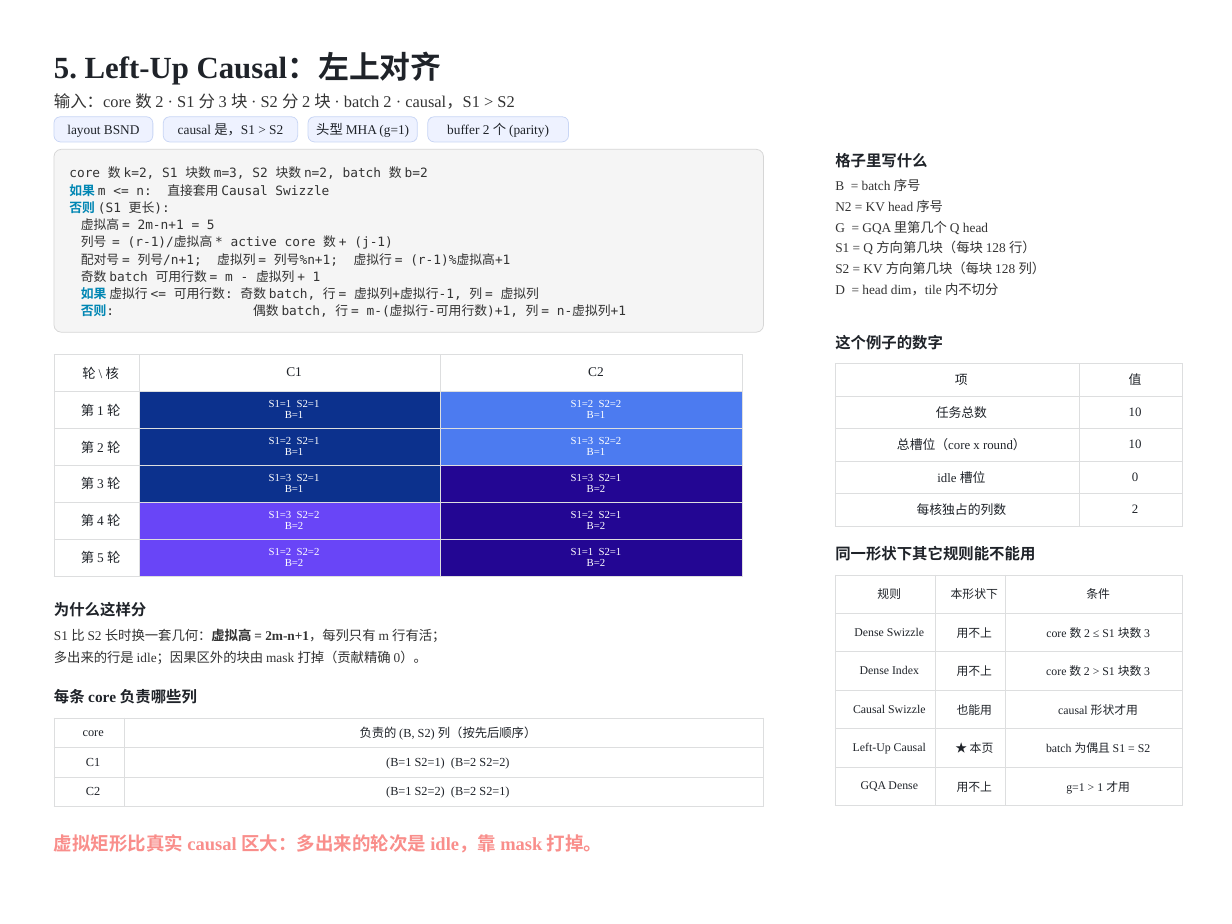
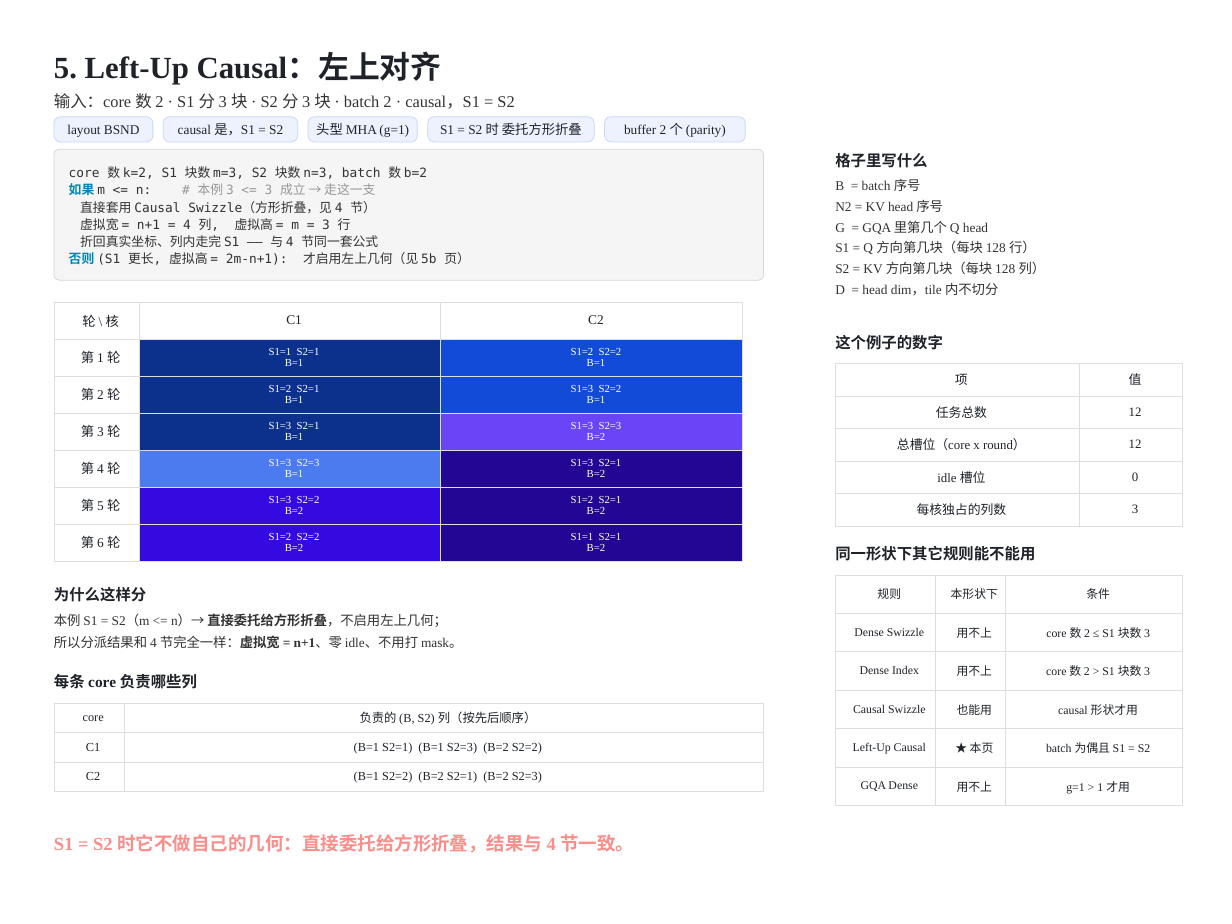
Before and after one commit to guomc9/SeeTen, a slide deck: slide 10 of cases/flash-attention-det-accum/out/v4-index-schedules.pptx. Drawn at 1232x924 pixels with LibreOffice and Linux fonts; fonts in the diff are those of the drawing. Boxes give left, top, right and bottom in pixels: in the first picture for what was removed or moved away, otherwise in the second. Text is boxed around its words. In the diff, an @@ line names an element or a change of style, - is before the commit and + after.

```diff
--- a/cases/flash-attention-det-accum/out/v4-index-schedules.pptx
+++ b/cases/flash-attention-det-accum/out/v4-index-schedules.pptx
@@ text at (x1=54, y1=93, x2=514, y2=109): text changed @@
-输入：core 数 2 · S1 分 3 块 · S2 分 2 块 · batch 2 · causal，S1 > S2
+输入：core 数 2 · S1 分 3 块 · S2 分 3 块 · batch 2 · causal，S1 = S2
@@ rounded rectangle added at (x1=428, y1=117, x2=594, y2=142), fill #EEF2FF, outline #C9D6F5 0.75 pt, 13 pt, text #1F2329 @@
+S1 = S2 时 委托方形折叠
@@ rounded rectangle "buffer 2 个 (parity)" moved from (x1=428, y1=117, x2=569, y2=142) to (x1=605, y1=117, x2=746, y2=142) @@
@@ rounded rectangle "core 数 k=2, S1 块数 ..." resized from (x1=54, y1=149, x2=763, y2=332) to (x1=54, y1=149, x2=763, y2=280) @@
@@ text in rounded rectangle at (x1=178, y1=123, x2=283, y2=135): text changed @@
-causal 是，S1 > S2
+causal 是，S1 = S2
@@ text in rounded rectangle at (x1=69, y1=166, x2=470, y2=265): text changed @@
-core 数 k=2, S1 块数 m=3, S2 块数 n=2, batch 数 b=2
-如果 m <= n: 直接套用 Causal Swizzle
-否则 (S1 更长):
-虚拟高 = 2m-n+1 = 5
-列号 = (r-1)/虚拟高 * active core 数 + (j-1)
-配对号 = 列号/n+1; 虚拟列 = 列号%n+1; 虚拟行 = (r-1)%虚拟高+1
-奇数 batch 可用行数 = m - 虚拟列 + 1
-如果 虚拟行 <= 可用行数: 奇数 batch, 行 = 虚拟列+虚拟行-1, 列 = 虚拟列
-否则: 偶数 batch, 行 = m-(虚拟行-可用行数)+1, 列 = n-虚拟列+1
+core 数 k=2, S1 块数 m=3, S2 块数 n=3, batch 数 b=2
+如果 m <= n: # 本例 3 <= 3 成立 → 走这一支
+直接套用 Causal Swizzle（方形折叠，见 4 节）
+虚拟宽 = n+1 = 4 列, 虚拟高 = m = 3 行
+折回真实坐标、列内走完 S1 —— 与 4 节同一套公式
+否则 (S1 更长, 虚拟高 = 2m-n+1): 才启用左上几何（见 5b 页）
@@ table at (x1=54, y1=302, x2=742, y2=561) @@
-row 4: 第 3 轮 | S1=3 S2=1 / B=1 | S1=3 S2=1 / B=2
-row 5: 第 4 轮 | S1=3 S2=2 / B=2 | S1=2 S2=1 / B=2
-row 6: 第 5 轮 | S1=2 S2=2 / B=2 | S1=1 S2=1 / B=2
+row 4: 第 3 轮 | S1=3 S2=1 / B=1 | S1=3 S2=3 / B=2
+row 5: 第 4 轮 | S1=3 S2=3 / B=1 | S1=3 S2=1 / B=2
+row 6: 第 5 轮 | S1=3 S2=2 / B=2 | S1=2 S2=1 / B=2
+row 7: 第 6 轮 | S1=2 S2=2 / B=2 | S1=1 S2=1 / B=2
@@ table resized from (x1=54, y1=354, x2=742, y2=576) to (x1=54, y1=302, x2=742, y2=561) @@
@@ table at (x1=835, y1=364, x2=1182, y2=526) @@
-row 2, column 2: 10
+row 2, column 2: 12
-row 3, column 2: 10
+row 3, column 2: 12
-row 5, column 2: 2
+row 5, column 2: 3
@@ text added at (x1=54, y1=613, x2=447, y2=627), 13 pt, text #333333 @@
+本例 S1 = S2（m <= n）→ 直接委托给方形折叠，不启用左上几何；
@@ text at (x1=54, y1=635, x2=462, y2=648): text changed @@
-S1 比 S2 长时换一套几何：虚拟高 = 2m-n+1，每列只有 m 行有活；
+所以分派结果和 4 节完全一样：虚拟宽 = n+1、零 idle、不用打 mask。
@@ text removed at (x1=54, y1=650, x2=427, y2=664) @@
-多出来的行是 idle；因果区外的块由 mask 打掉（贡献精确 0）。
@@ 2 texts, 1 table moved together from (x1=54, y1=602, x2=763, y2=806) to (x1=54, y1=587, x2=763, y2=792) @@
@@ table at (x1=54, y1=703, x2=763, y2=792) @@
-row 2, column 2: (B=1 S2=1) (B=2 S2=2)
+row 2, column 2: (B=1 S2=1) (B=1 S2=3) (B=2 S2=2)
-row 3, column 2: (B=1 S2=2) (B=2 S2=1)
+row 3, column 2: (B=1 S2=2) (B=2 S2=1) (B=2 S2=3)
@@ text at (x1=54, y1=834, x2=634, y2=852): text changed @@
-虚拟矩形比真实 causal 区大：多出来的轮次是 idle，靠 mask 打掉。
+S1 = S2 时它不做自己的几何：直接委托给方形折叠，结果与 4 节一致。
```
Also in this commit, not shown: 3 other slides changed, 4 other files.
